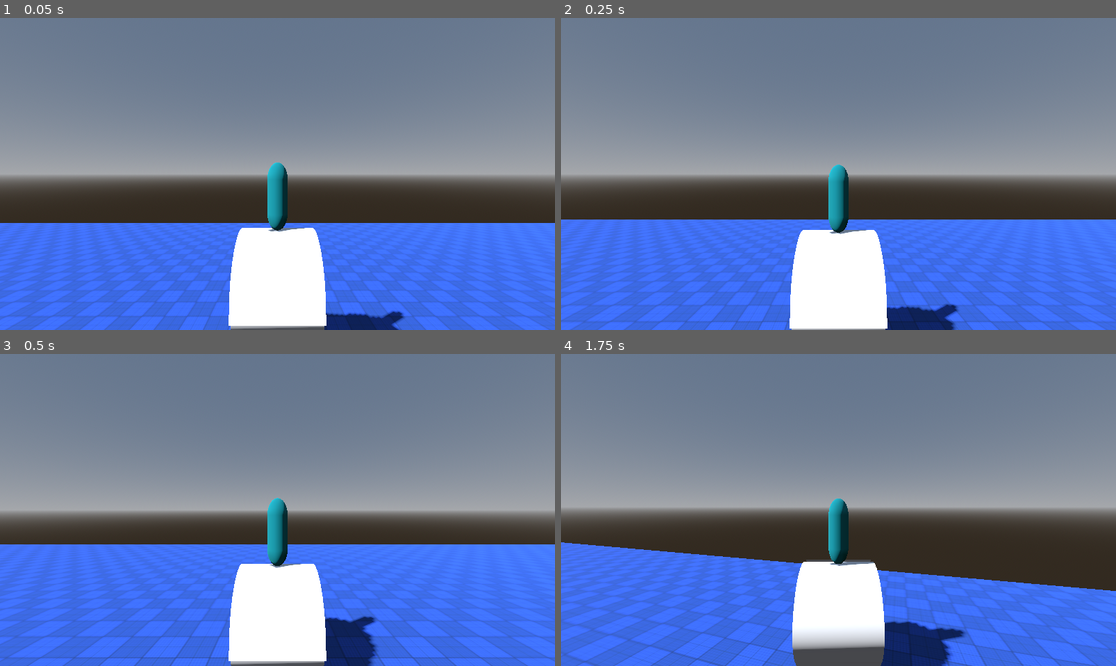
Above: before the commit, frames 1-4 (two rows, left to right).
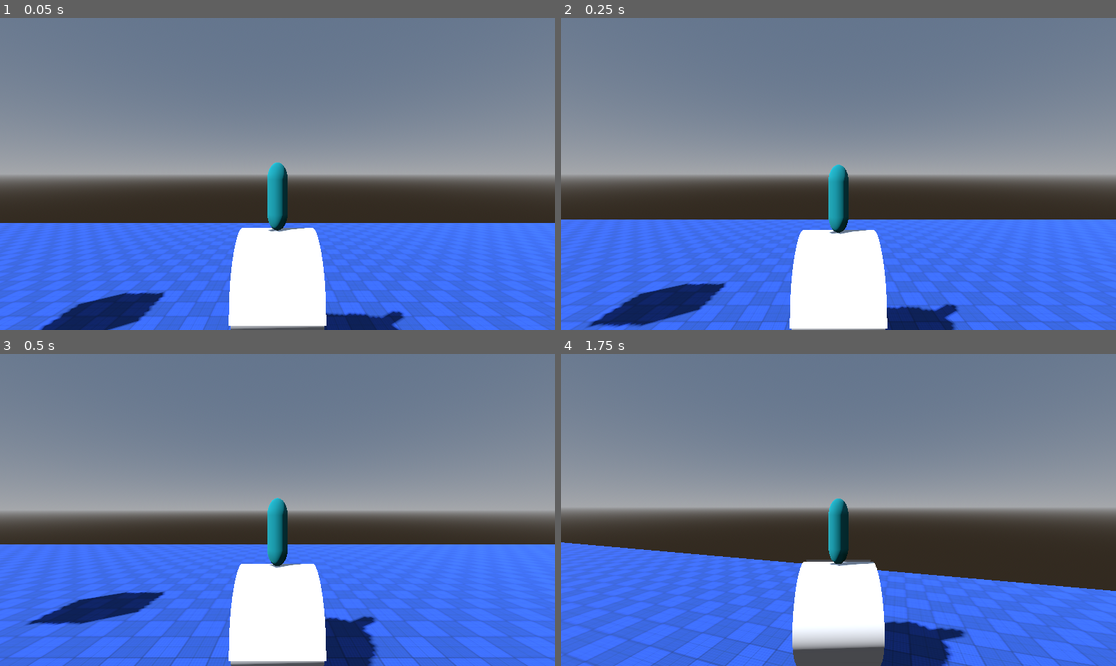
Above: after the commit, the same moments.

Repository: Maxi-F22/PreFlightSoSe25
Game: Godot game, scene res://Scenes/main.tscn
The game is run twice, just before and just after one commit, with the same random seed, the same clock (stepped at 60 frames per second) and the same inputs.
Inputs (mouse positions are in pixels of both pictures, inside the frame that each line leads up to):
- Up to frame 1 (0.05 s): no input
- Up to frame 2 (0.25 s): no input
- Up to frame 3 (0.5 s): no input
- Up to frame 4 (1.75 s): move the mouse to (866, 510) at 0.52 s; hold W (forward) from 0.53 s (still down); tap Space (jump) at 0.77, 1.52 s; move the mouse to (810, 510) at 1.27 s

The runs differ from the first frame. In frame 1, 1.6% of the frame differs, in the area x 7-30%, y 87-100%; in frame 2, 1.8%, in the area x 4-30%, y 84-100%; in frame 3, 1.4%; in frame 4, nothing differs.

Commit message:
Update main.tscn

Diff:
--- a/Scenes/main.tscn
+++ b/Scenes/main.tscn
@@ -65,3 +65,7 @@
 [node name="MeshInstance3D" type="MeshInstance3D" parent="."]
 transform = Transform3D(1, 0, 0, 0, 1, 0, 0, 0, 1, -11.1364, 1.68179, 0)
 mesh = SubResource("BoxMesh_bo1nx")
+
+[node name="MeshInstance3D2" type="MeshInstance3D" parent="."]
+transform = Transform3D(1, 0, 0, 0, 1, 0, 0, 0, 1, -6.72731, 3.40457, 0)
+mesh = SubResource("BoxMesh_bo1nx")
